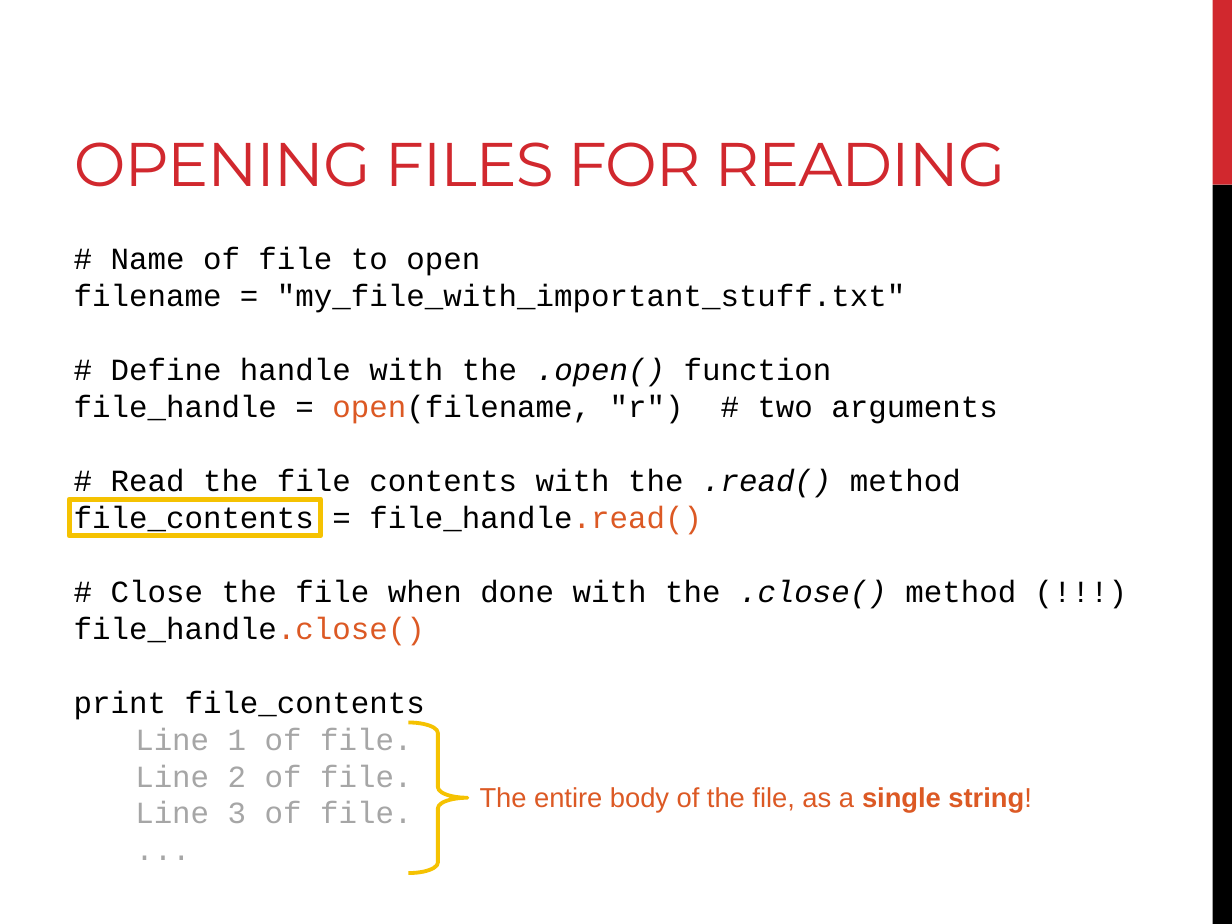
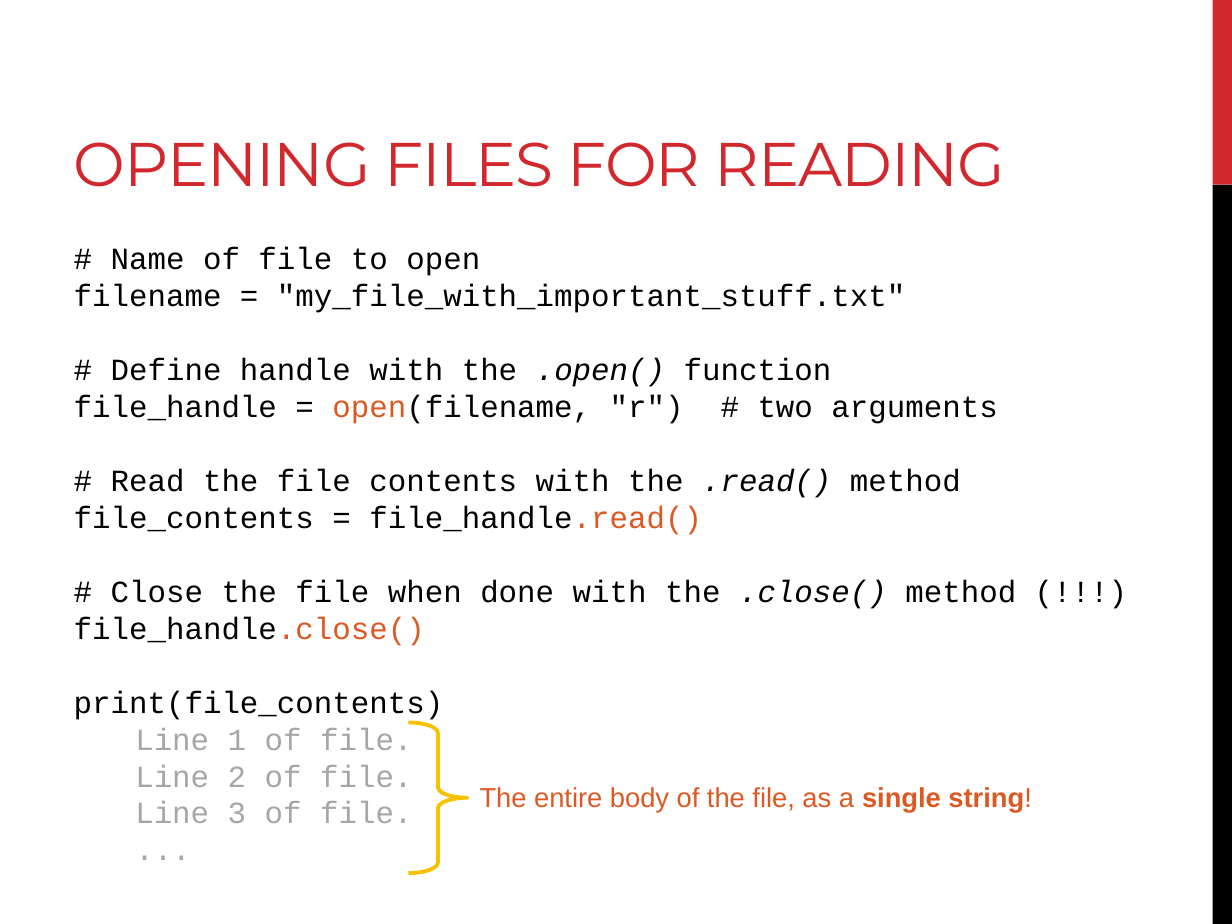
Before and after one commit to sjspielman/bdib2016_python, a slide deck: slide 37 of files/day2_materials/slides_day2.pptx (slide 42 before the commit). Drawn at 1232x924 pixels with LibreOffice and Linux fonts; fonts in the diff are those of the drawing. Boxes give left, top, right and bottom in pixels: in the first picture for what was removed or moved away, otherwise in the second. Text is boxed around its words. In the diff, an @@ line names an element or a change of style, - is before the commit and + after.

```diff
--- a/files/day2_materials/slides_day2.pptx
+++ b/files/day2_materials/slides_day2.pptx
@@ rectangle removed at (x1=69, y1=499, x2=320, y2=536) @@
@@ text at (x1=74, y1=690, x2=444, y2=721): text changed @@
-print file_contents
+print(file_contents)
```
Also in this commit, not shown: 12 other slides changed, 1 slide added, 10 slides removed, 1 other file.
